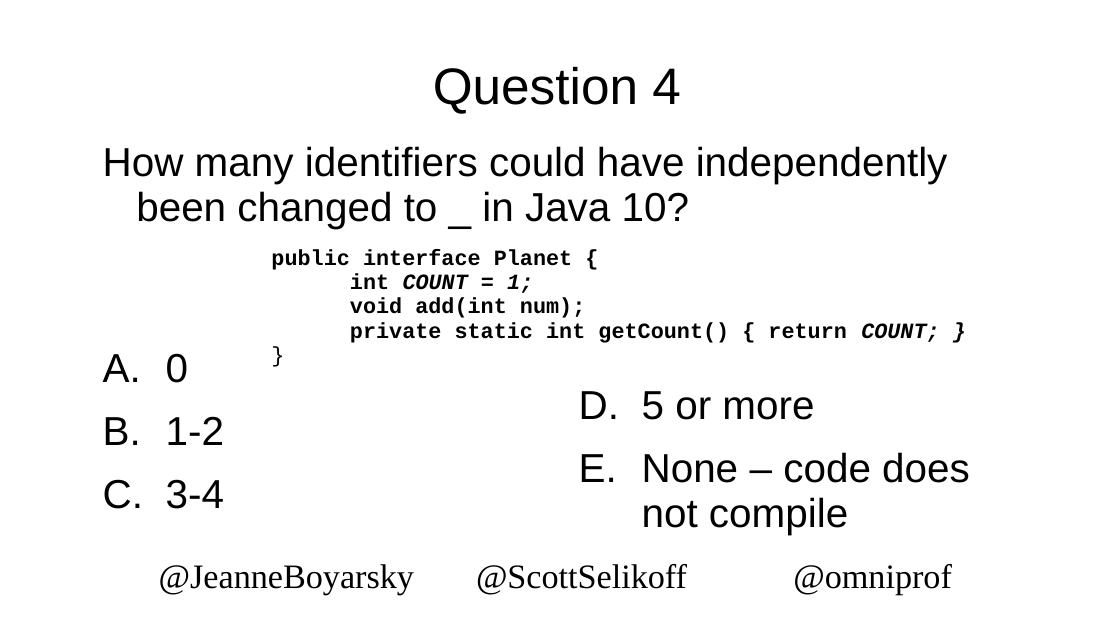
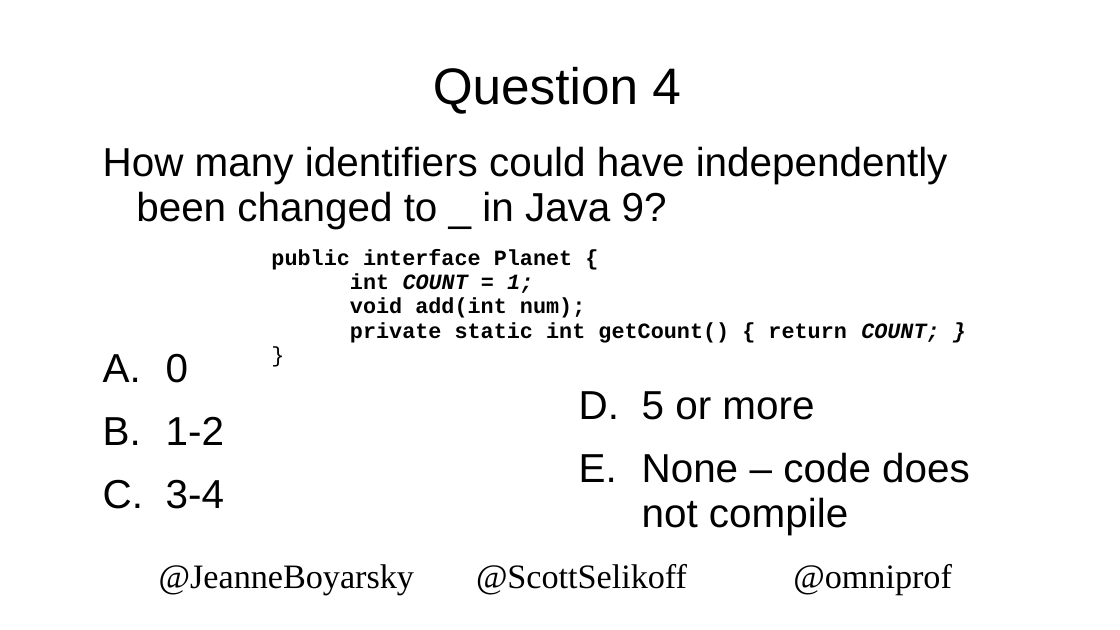
Before and after one commit to boyarsky/2019-oraclecodeone-cert-hol, a slide deck: slide 39 of 2019-OracleCodeOne-HOL.pptx. Drawn at 1120x630 pixels with LibreOffice and Linux fonts; fonts in the diff are those of the drawing; background and template pictures are left out. Boxes give left, top, right and bottom in pixels: in the first picture for what was removed or moved away, otherwise in the second. Text is boxed around its words. In the diff, an @@ line names an element or a change of style, - is before the commit and + after.

```diff
--- a/2019-OracleCodeOne-HOL.pptx
+++ b/2019-OracleCodeOne-HOL.pptx
@@ text at <box>103,146,948,229</box>: text changed @@
-How many identifiers could have independently been changed to _ in Java 10?
+How many identifiers could have independently been changed to _ in Java 9?
```
Also in this commit, not shown: 13 other slides changed.
